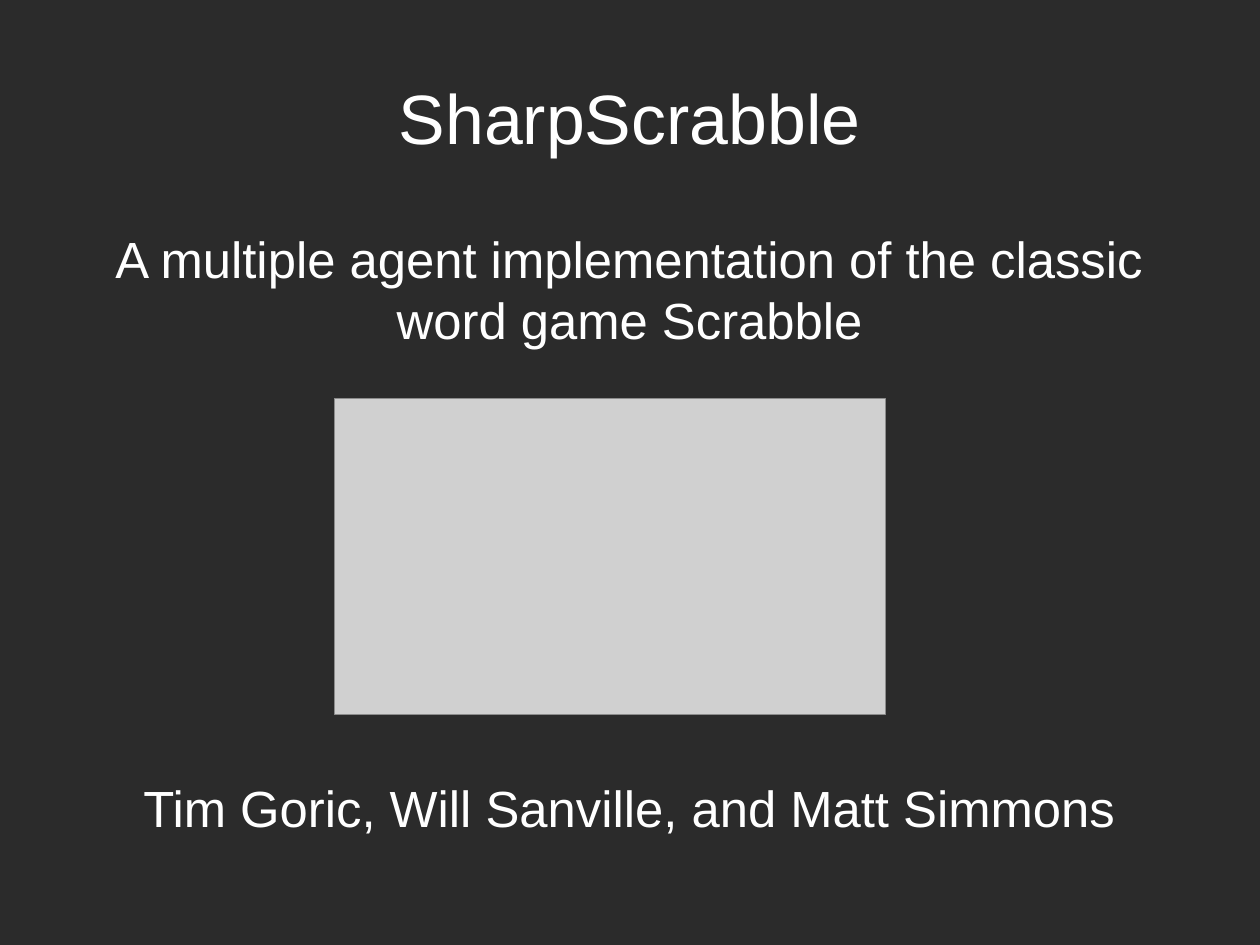
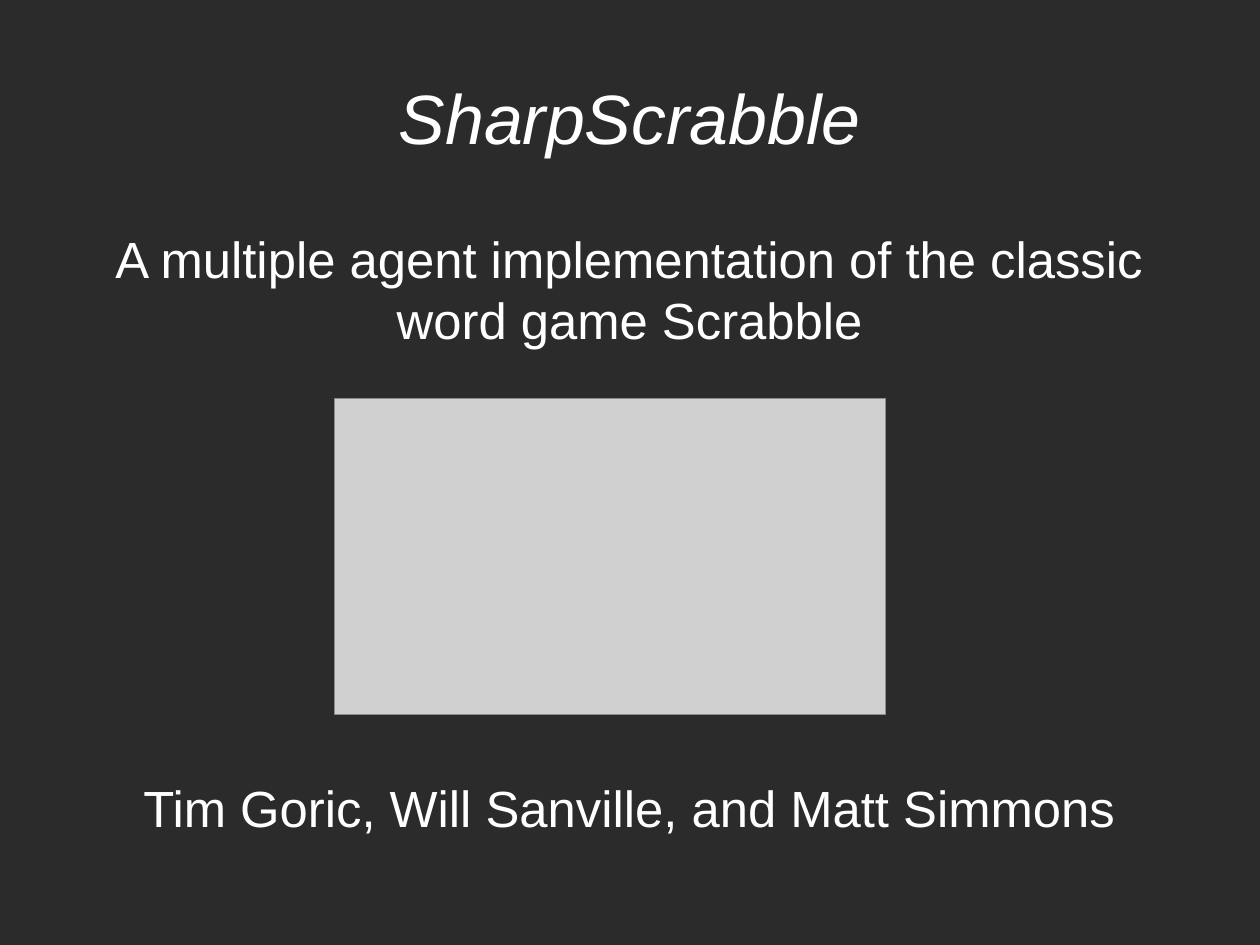
Before and after one commit to vbasarkar/sharpscrabble, a slide deck: slide 1 of docs/SharpScrabble.odp. Drawn at 1260x945 pixels with LibreOffice and Linux fonts; fonts in the diff are those of the drawing; grey boxes stand for pictures; background and template pictures are left out; a plain dark background stands for a picture behind light text. Boxes give left, top, right and bottom in pixels: in the first picture for what was removed or moved away, otherwise in the second. Text is boxed around its words. In the diff, an @@ line names an element or a change of style, - is before the commit and + after.

```diff
--- a/docs/SharpScrabble.odp
+++ b/docs/SharpScrabble.odp
@@ title "SharpScrabble" at [399,93,861,157]: italic on @@
```
Also in this commit, not shown: 1 other slide changed.
